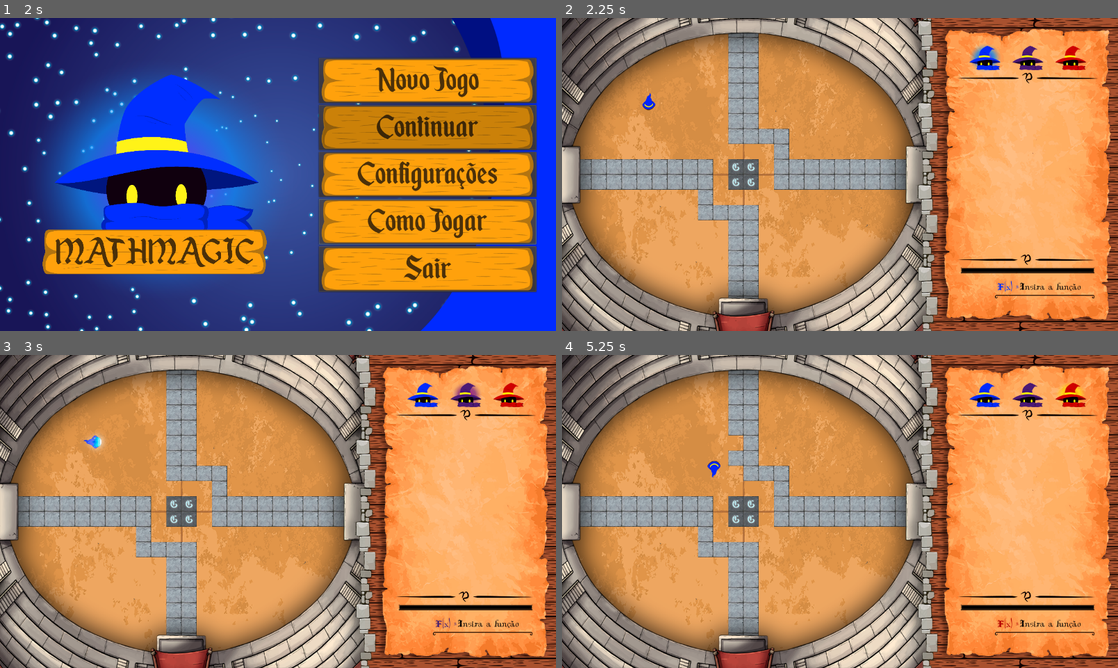
Above: before the commit, frames 1-4 (two rows, left to right).
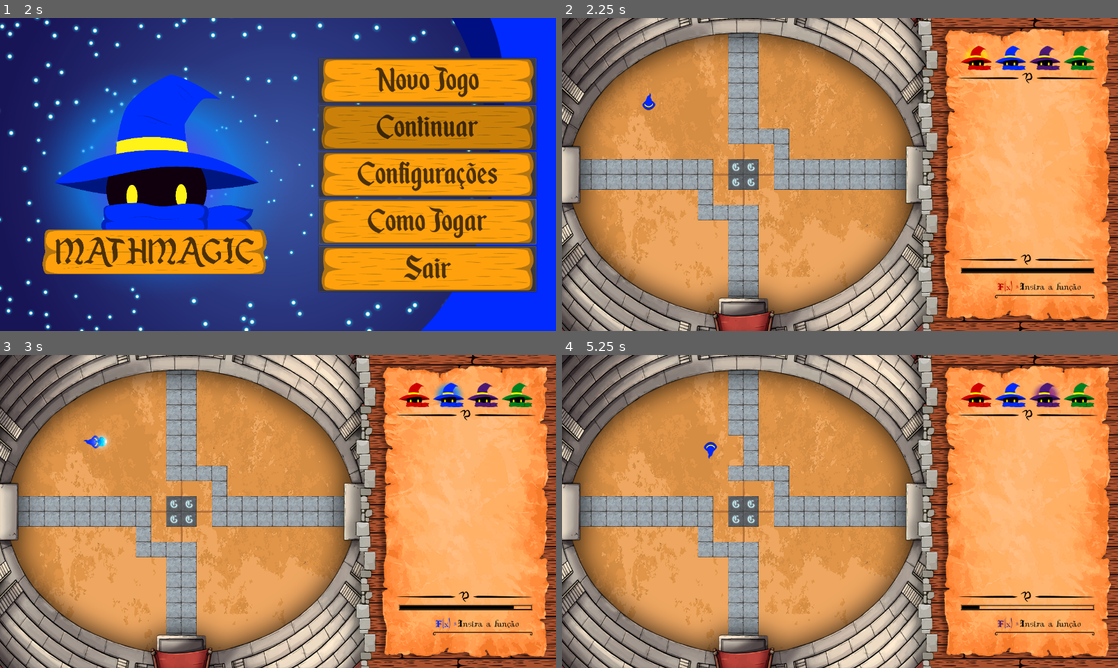
Above: after the commit, the same moments.

Repository: laraesquivel/math_magic
Game: Godot game, scene res://Menu.tscn
Two runs of this game, one before a commit and one after it. Both use one fixed random seed, a clock stepped at 60 frames per second and the inputs below.
Inputs (mouse positions are in pixels of both pictures, inside the frame that each line leads up to):
- Up to frame 1 (2 s): click (428, 221) at 0.5 s; click (428, 221) at 1.25 s
- Up to frame 2 (2.25 s): click (990, 80) at 2 s
- Up to frame 3 (3 s): tap Enter at 2.75 s; hold D (ui_right) from 2.78 s (still down); tap Space (shot) at 2.85 s
- Up to frame 4 (5.25 s): release D (ui_right) at 3.53 s; hold S (ui_down) 3.53-4.28 s; tap Enter at 3.6, 5.1 s; hold D (ui_right) 4.28-5.03 s; tap Space (shot) at 4.35 s; hold W (ui_up) from 5.03 s (still down)

Frame 1 is identical in both runs. In frame 2, 1.4% of the frame differs, in the area x 71-96%, y 8-88%; in frame 3, 1.6%; in frame 4, 2.1%, in the area x 25-96%, y 8-88%.

Commit message:
add: Run bar decaindo e resetando

Diff:
--- a/Cenas/Fase1.tscn
+++ b/Cenas/Fase1.tscn
@@ -20,6 +20,7 @@
 [ext_resource path="res://Cenas/mageIcons/redWizard.tscn" type="PackedScene" id=18]
 [ext_resource path="res://assets/NewcombatMap/RunBar.png" type="Texture" id=19]
 [ext_resource path="res://assets/NewcombatMap/runBarPorc.png" type="Texture" id=20]
+[ext_resource path="res://Cenas/runBarPorc.gd" type="Script" id=21]
 
 [sub_resource type="ConcavePolygonShape2D" id=8]
 segments = PoolVector2Array( 0, 0, 35, 0, 35, 0, 35, 35, 35, 35, 0, 35, 0, 35, 0, 0 )
@@ -233,6 +234,7 @@
 [node name="runBarPorc" type="Sprite" parent="Fase1"]
 position = Vector2( 1072, 580.5 )
 texture = ExtResource( 20 )
+script = ExtResource( 21 )
 
 [connection signal="text_entered" from="Fase1/LineEdit" to="Fase1" method="_on_LineEdit_text_entered"]
 [connection signal="request_completed" from="Fase1/HTTPRequest" to="Fase1" method="_on_HTTPRequest_request_completed"]
--- a/Cenas/Objetos/SpellShot.tscn
+++ b/Cenas/Objetos/SpellShot.tscn
@@ -46,6 +46,7 @@
 
 [node name="AnimatedSprite" type="AnimatedSprite" parent="."]
 frames = SubResource( 6 )
+frame = 3
 playing = true
 offset = Vector2( 5, 0 )
 
--- a/Cenas/Objetos/magic.gd
+++ b/Cenas/Objetos/magic.gd
@@ -1,7 +1,7 @@
 extends Path2D
 
 
-var speed = 200
+var speed = 400
 
 # Called when the node enters the scene tree for the first time.
 func _ready():
--- /dev/null
+++ b/Cenas/runBarPorc.gd
@@ -0,0 +1,26 @@
+extends Sprite
+
+
+var porcent = 1
+
+
+# Called when the node enters the scene tree for the first time.
+func _ready():
+	var resetRunBar
+	resetRunBar = Global.connect("turnOver", self, "reset")
+
+
+func _process(delta):
+	scale.x = porcent
+	position.x = 1072 - 304*(1-porcent)/2
+
+
+func reducePorcent(red):
+	var newPorcent = porcent - red
+	if (newPorcent < 0):
+		porcent = 0
+	else:
+		porcent = newPorcent
+
+func reset():
+	porcent = 1
--- a/Global.gd
+++ b/Global.gd
@@ -2,7 +2,7 @@
 
 #esse vetor indica quais magos foram selecinoado
 # Blue | Green | Purple | Red
-var players = [true,false,true,true]
+var players = [true,true,true,true]
 
 var magicShot = Vector2.ZERO
 
--- a/scripts/Fase1/AzulK.gd
+++ b/scripts/Fase1/AzulK.gd
@@ -16,19 +16,21 @@
 
 var velocity = Vector2()
 var shotDirection = Vector2.ZERO
+var oldPosition = position
+var newPosition = position
 
 func get_input():
+	velocity = Vector2()
+	if ($"../runBarPorc".porcent > 0):
+		if Input.is_action_pressed("ui_right"):
+			velocity.x += 1
+		if Input.is_action_pressed("ui_left"):
+			velocity.x -= 1
+		if Input.is_action_pressed("ui_down"):
+			velocity.y += 1
+		if Input.is_action_pressed("ui_up"):
+			velocity.y -= 1
 
-
-	velocity = Vector2()
-	if Input.is_action_pressed("ui_right"):
-		velocity.x += 1
-	if Input.is_action_pressed("ui_left"):
-		velocity.x -= 1
-	if Input.is_action_pressed("ui_down"):
-		velocity.y += 1
-	if Input.is_action_pressed("ui_up"):
-		velocity.y -= 1
 	velocity = velocity.normalized()
 
 	# Verifica se mudou a direção do personagem
@@ -51,6 +53,8 @@
 	velocity *= speed
 
 func _physics_process(delta):
-
 	get_input()
 	velocity = move_and_slide(velocity)
+	newPosition = position
+	$"../runBarPorc".reducePorcent(oldPosition.distance_to(newPosition)/100)
+	oldPosition = newPosition
--- a/scripts/GlobalObjects/SpellShot.gd
+++ b/scripts/GlobalObjects/SpellShot.gd
@@ -1,6 +1,6 @@
 extends Area2D
 
-const SPEED := 400
+const SPEED := 500
 
 var velocity := Vector2.ZERO
 var direction := Vector2(1,0)
Not shown: 1 places in Cenas/Fase1.tscn that only renumber resources
